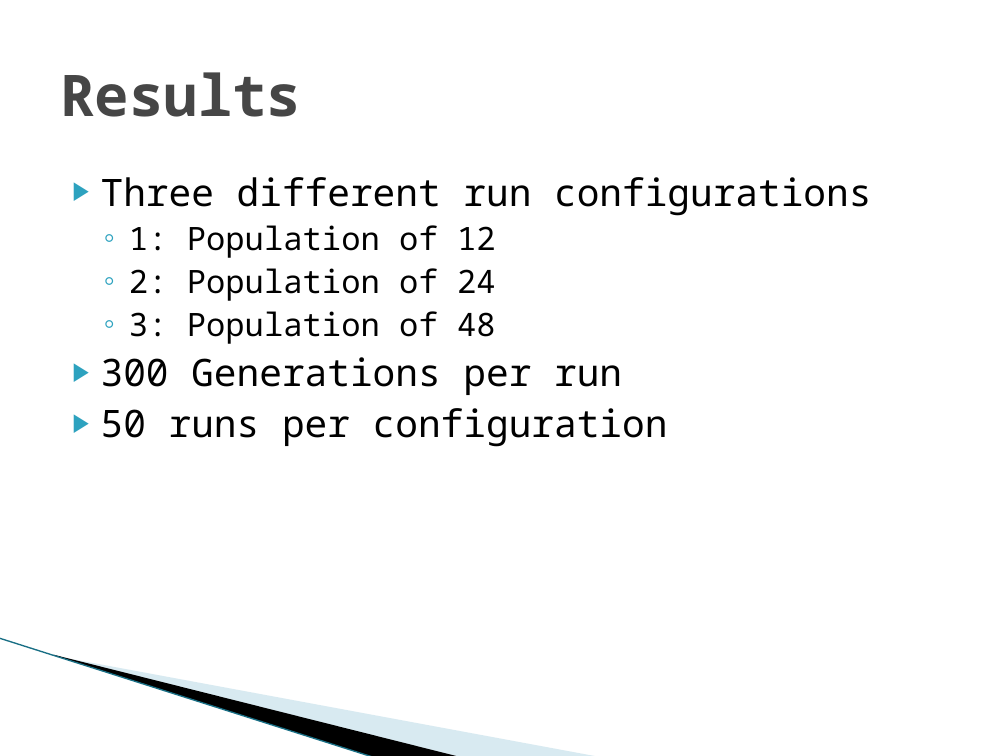
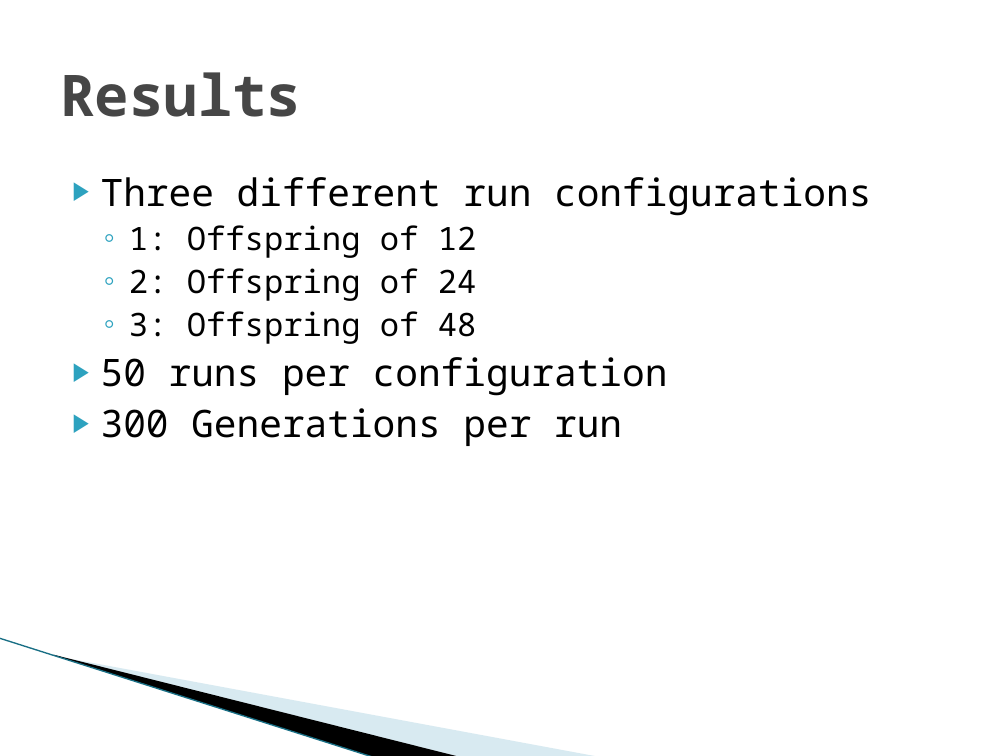
Before and after one commit to vfasburg/cse_848, a slide deck: slide 11 of project/848_Project_Presentation_Fasburg_Thomas.pptx (slide 10 before the commit). Drawn at 1008x756 pixels with LibreOffice and Linux fonts; fonts in the diff are those of the drawing; background and template pictures are left out. Boxes give left, top, right and bottom in pixels: in the first picture for what was removed or moved away, otherwise in the second. Text is boxed around its words. In the diff, an @@ line names an element or a change of style, - is before the commit and + after.

```diff
--- a/project/848_Project_Presentation_Fasburg_Thomas.pptx
+++ b/project/848_Project_Presentation_Fasburg_Thomas.pptx
@@ text at <box>101,225,668,396</box>: text changed @@
-  ◦ 1: Population of 12
-  ◦ 2: Population of 24
-  ◦ 3: Population of 48
+  ◦ 1: Offspring of 12
+  ◦ 2: Offspring of 24
+  ◦ 3: Offspring of 48
+▶ 50 runs per configuration
@@ text at <box>101,408,668,447</box>: paragraph removed @@
-▶ 50 runs per configuration
```
Also in this commit, not shown: 5 other slides changed, 2 slides added, 1 slide removed, 1 other file.
